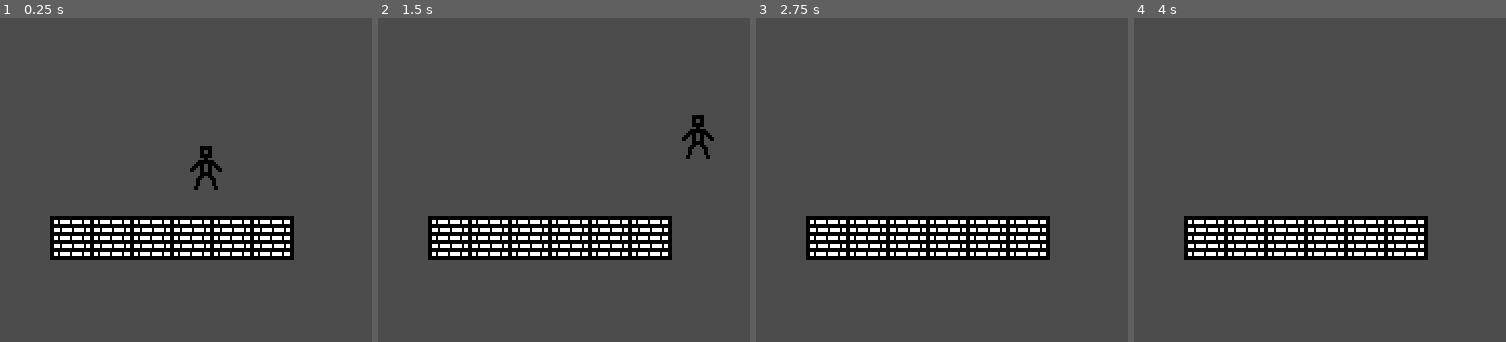
Above: before the commit, frames 1-4 (left to right).
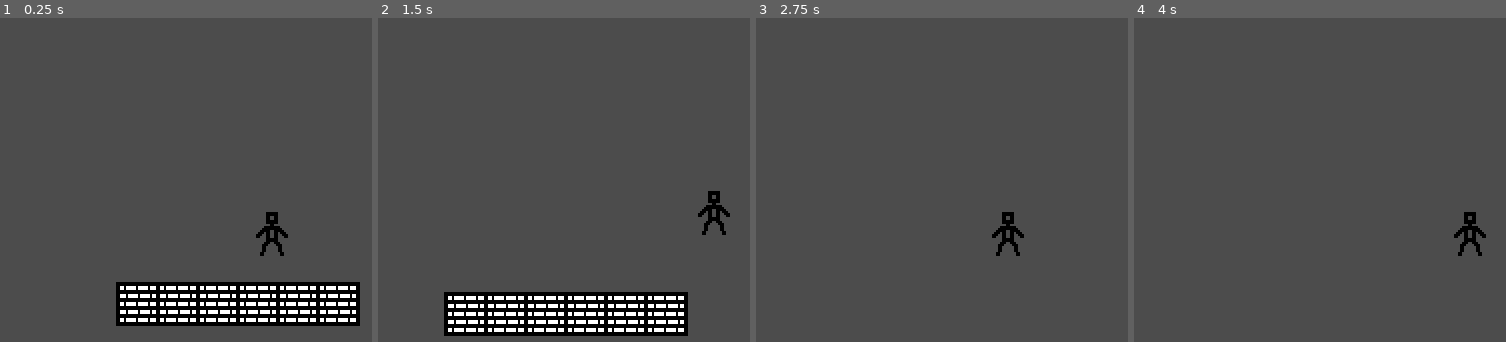
Above: after the commit, the same moments.

Repository: somebody1212/meson-studios-tower-defence
Game: Godot game, scene res://StageOne.tscn
Same seed, same stepped clock (60 frames per second), same inputs: the game is played once before the commit and once after it.
Inputs:
- Up to frame 1 (0.25 s): no input
- Up to frame 2 (1.5 s): hold Right (ui_right) from 0.53 s (still down); tap Up (ui_up) at 0.77 s
- Up to frame 3 (2.75 s): tap Up (ui_up) at 1.52 s; release Right (ui_right) at 2.03 s; hold Left (ui_left) from 2.03 s (still down)
- Up to frame 4 (4 s): release Left (ui_left) at 2.78 s; hold Right (ui_right) from 2.78 s (still down); tap Up (ui_up) at 3.02, 3.77 s

The runs differ from the first frame. In frame 1, 18% of the frame differs, in the area x 13-97%, y 39-96%; in frame 2, 19%, in the area x 13-95%, y 29-99%; in frame 3, 8.7%; in frame 4, 9.4%.

Commit message:
Makes the Camera follow the Player
nyeh

Diff:
--- a/StageOne.tscn
+++ b/StageOne.tscn
@@ -1,9 +1,15 @@
-[gd_scene load_steps=4 format=2]
+[gd_scene load_steps=5 format=2]
 
 [ext_resource path="res://Player.tscn" type="PackedScene" id=1]
 [ext_resource path="res://sprites/tile.png" type="Texture" id=2]
 
-[sub_resource type="RectangleShape2D" id=1]
+[sub_resource type="CapsuleShape2D" id=1]
+
+custom_solver_bias = 0.0
+radius = 3.188
+height = 9.9836
+
+[sub_resource type="RectangleShape2D" id=2]
 
 custom_solver_bias = 0.0
 extents = Vector2( 11, 11 )
@@ -13,6 +19,36 @@
 [node name="Player" parent="." index="0" instance=ExtResource( 1 )]
 
 position = Vector2( 126.812, 54.9918 )
+_sections_unfolded = [ "Collision", "Material", "Pause", "Pickable", "Transform", "Visibility", "Z Index", "collision" ]
+
+[node name="CollisionShape2D2" type="CollisionShape2D" parent="Player" index="2"]
+
+shape = SubResource( 1 )
+
+[node name="Camera2D" type="Camera2D" parent="Player" index="3"]
+
+anchor_mode = 1
+rotating = false
+current = true
+zoom = Vector2( 1, 1 )
+limit_left = -10000000
+limit_top = -10000000
+limit_right = 10000000
+limit_bottom = 10000000
+limit_smoothed = false
+drag_margin_h_enabled = true
+drag_margin_v_enabled = true
+smoothing_enabled = false
+smoothing_speed = 5.0
+offset_v = 0.0
+offset_h = 0.0
+drag_margin_left = 0.2
+drag_margin_top = 0.2
+drag_margin_right = 0.2
+drag_margin_bottom = 0.2
+editor_draw_screen = true
+editor_draw_limits = false
+editor_draw_drag_margin = false
 
 [node name="Ground0" type="Sprite" parent="." index="1"]
 
Not shown: 6 places in StageOne.tscn that only renumber resources
